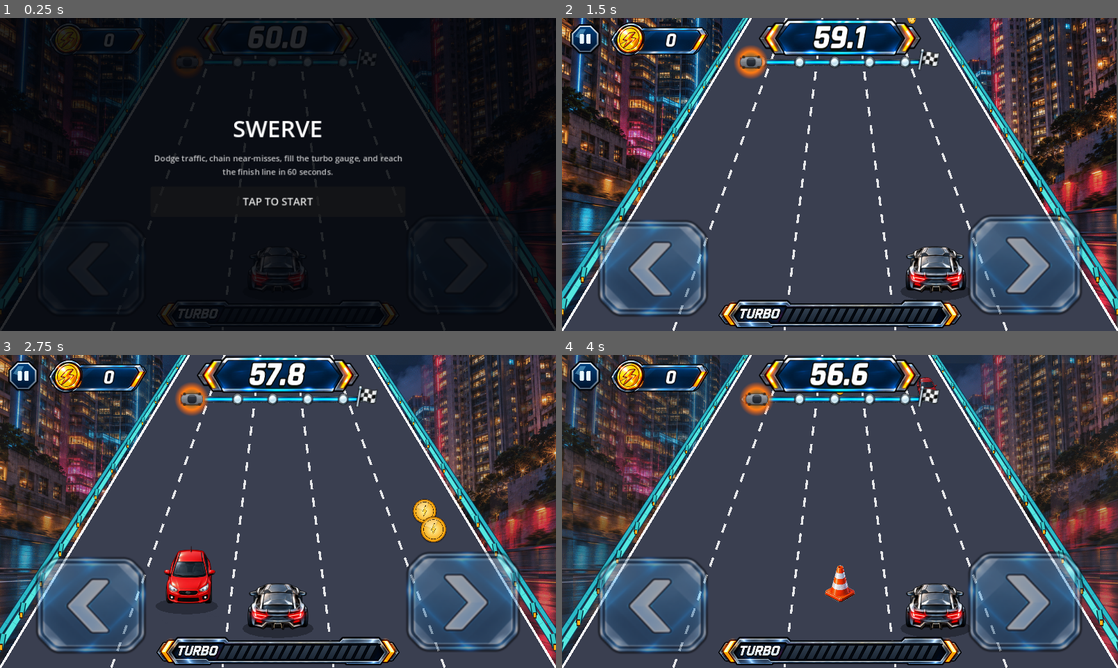
Above: before the commit, frames 1-4 (two rows, left to right).
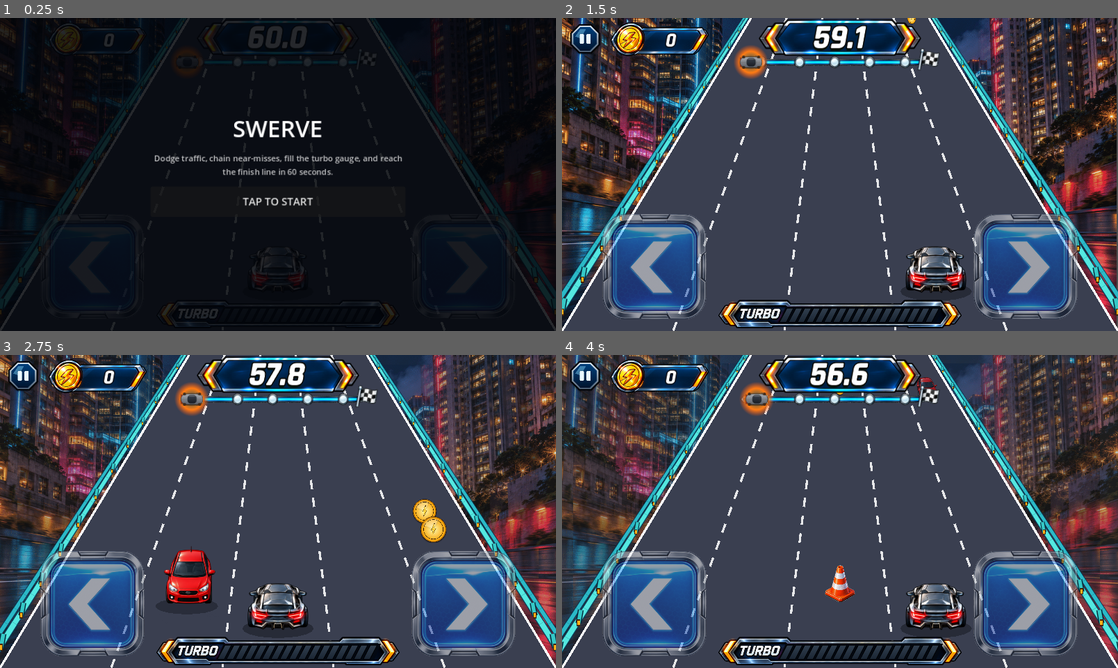
Above: after the commit, the same moments.

Repository: kjs8806/swerve
Game: Godot game, scene res://scenes/Main.tscn
Two runs of this game, one before a commit and one after it. Both use one fixed random seed, a clock stepped at 60 frames per second and the inputs below.
Inputs:
- Up to frame 1 (0.25 s): no input
- Up to frame 2 (1.5 s): click "TAP TO START" at 0.5 s; tap Enter at 1.25, 1.35 s; hold Right from 1.28 s (still down)
- Up to frame 3 (2.75 s): tap Space at 1.52, 2.27 s; release Right at 2.03 s; hold Left from 2.03 s (still down); tap Enter at 2.1 s
- Up to frame 4 (4 s): release Left at 2.78 s; hold Right from 2.78 s (still down); tap Enter at 2.85, 3.6 s; tap Space at 3.77 s

The runs differ from the first frame. In frame 2, 9.4% of the frame differs, in the area x 6-94%, y 62-97%; in frame 3, 9.4%; in frame 4, 9.4%.

Commit message:
Recreate the steer buttons in higher resolution with a physical press effect
Replace the small 160x99/160x102 steer-left/steer-right art with a larger,
sharper chrome-bordered design (matching the HUD's existing metallic/blue
style), and add matching darkened "pressed" texture variants wired to
TextureButton's texture_pressed slot. On top of that automatic swap, the
buttons now punch down in scale and brighten while held (and spring back
on release) via a small tween helper, so tapping them reads as pressing a
physical button rather than just toggling an icon.

Co-Authored-By: Claude Sonnet 5 <noreply@anthropic.com>
Claude-Session: https://claude.ai/code/session_01QqagUjceaYyhY4xqvSyKnT

Diff:
--- a/godot/scenes/Main.tscn
+++ b/godot/scenes/Main.tscn
@@ -14,6 +14,8 @@
 [ext_resource type="FontFile" path="res://assets/fonts/RacingSansOne-Regular.ttf" id="12_combo_font"]
 [ext_resource type="Texture2D" path="res://assets/hud/pause-button.png" id="13_pause"]
 [ext_resource type="Texture2D" path="res://assets/hud/progress-marker-glow.png" id="14_glow"]
+[ext_resource type="Texture2D" path="res://assets/hud/steer-left-pressed.png" id="15_left_pressed"]
+[ext_resource type="Texture2D" path="res://assets/hud/steer-right-pressed.png" id="16_right_pressed"]
 
 [sub_resource type="FontVariation" id="FontVariation_extrabold"]
 base_font = ExtResource("10_display_font")
@@ -272,7 +274,9 @@
 offset_top = -202.0
 offset_right = 305.2
 offset_bottom = -20.0
+pivot_offset = Vector2(145.6, 91.0)
 texture_normal = ExtResource("8_left")
+texture_pressed = ExtResource("15_left_pressed")
 ignore_texture_size = true
 stretch_mode = 5
 
@@ -286,7 +290,9 @@
 offset_top = -202.0
 offset_right = -14.0
 offset_bottom = -20.0
+pivot_offset = Vector2(145.6, 91.0)
 texture_normal = ExtResource("9_right")
+texture_pressed = ExtResource("16_right_pressed")
 ignore_texture_size = true
 stretch_mode = 5
 
--- a/godot/scripts/Race.gd
+++ b/godot/scripts/Race.gd
@@ -201,6 +201,10 @@
 	_build_turbo_segments()
 	btn_left.pressed.connect(func(): try_swerve(-1))
 	btn_right.pressed.connect(func(): try_swerve(1))
+	btn_left.button_down.connect(func(): _set_steer_btn_pressed_visual(btn_left, true))
+	btn_left.button_up.connect(func(): _set_steer_btn_pressed_visual(btn_left, false))
+	btn_right.button_down.connect(func(): _set_steer_btn_pressed_visual(btn_right, true))
+	btn_right.button_up.connect(func(): _set_steer_btn_pressed_visual(btn_right, false))
 	overlay_button.pressed.connect(func(): reset_game(true))
 	pause_button.pressed.connect(_toggle_pause)
 	set_process_unhandled_key_input(true)
@@ -372,6 +376,24 @@
 		pause_button.texture_normal = TEX_PAUSE_ICON
 
 
+# On top of TextureButton's own pressed-texture swap, punch the button down
+# in scale and brighten it while held, then spring back on release, so it
+# reads as a physical button being pressed rather than just an icon swap.
+func _set_steer_btn_pressed_visual(btn: TextureButton, pressed: bool) -> void:
+	if btn.has_meta("press_tween"):
+		var existing: Tween = btn.get_meta("press_tween")
+		if existing != null and existing.is_valid():
+			existing.kill()
+	var tween := create_tween()
+	btn.set_meta("press_tween", tween)
+	if pressed:
+		tween.tween_property(btn, "scale", Vector2.ONE * 0.90, 0.05).set_trans(Tween.TRANS_QUAD).set_ease(Tween.EASE_OUT)
+		tween.parallel().tween_property(btn, "modulate:a", 0.85, 0.05)
+	else:
+		tween.tween_property(btn, "scale", Vector2.ONE, 0.12).set_trans(Tween.TRANS_BACK).set_ease(Tween.EASE_OUT)
+		tween.parallel().tween_property(btn, "modulate:a", 0.5, 0.12)
+
+
 func base_speed() -> float:
 	return minf(BASE_SPEED_MAX, BASE_SPEED_START + BASE_SPEED_RAMP * time)
 
Binary file added: godot/assets/hud/steer-left-pressed.png
Binary file changed: godot/assets/hud/steer-left.png
Binary file added: godot/assets/hud/steer-right-pressed.png
Binary file changed: godot/assets/hud/steer-right.png
Not shown: 1 places in godot/scenes/Main.tscn that only renumber resources
